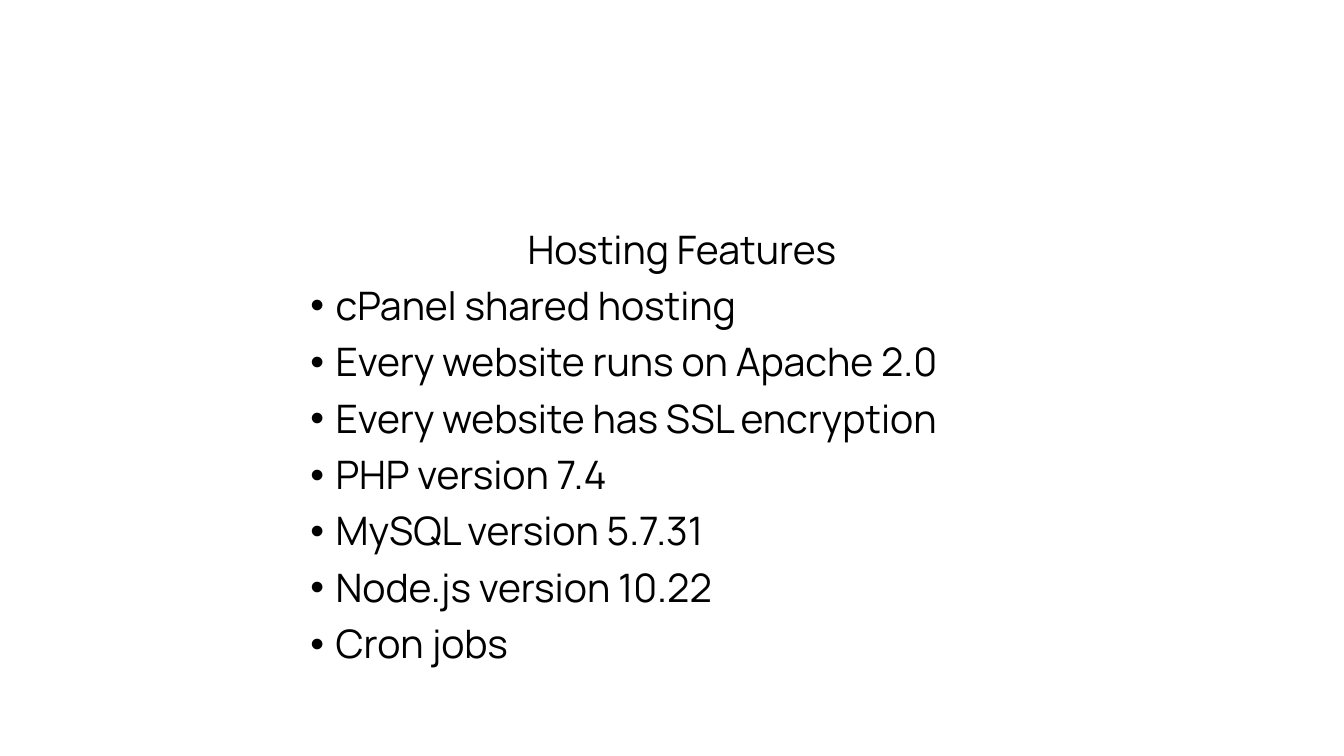
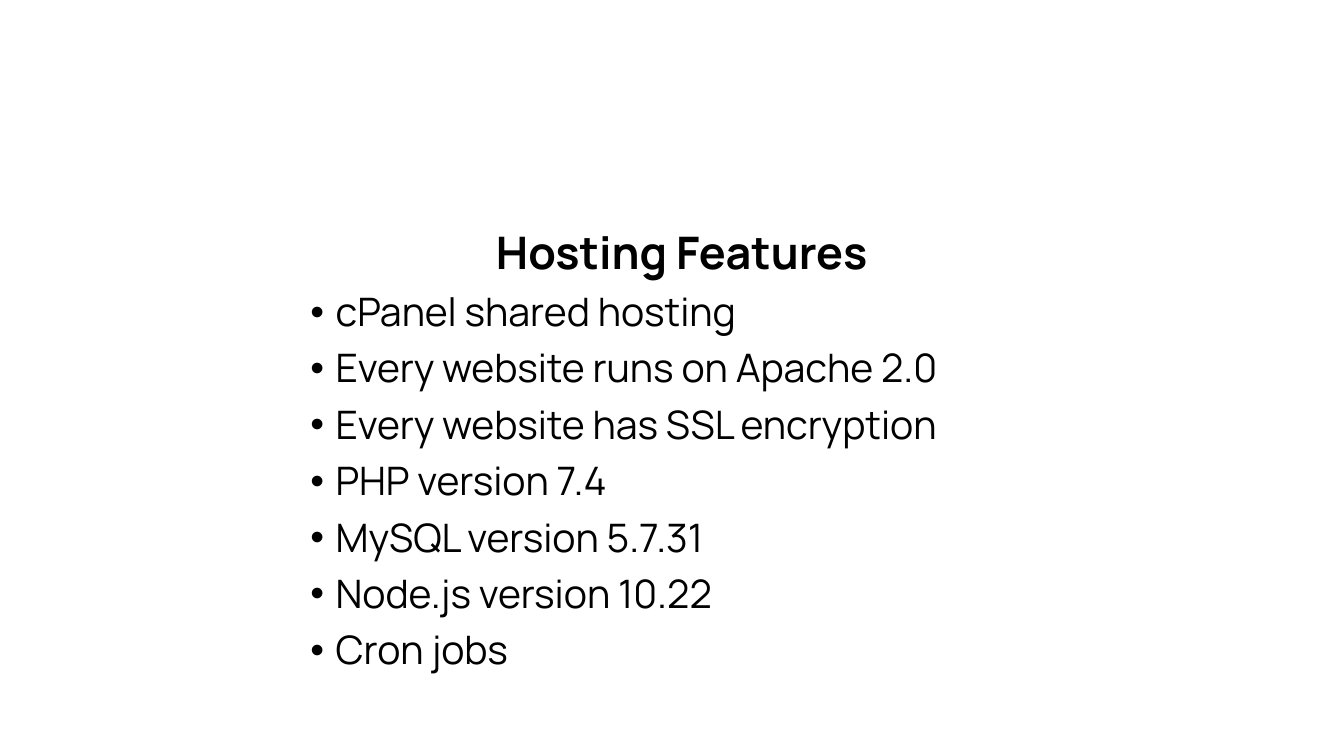
Before and after one commit to LukaPatarcic/social-media, a slide deck: slide 7 of Documentation/Presentation.pptx. Drawn at 1344x756 pixels with LibreOffice and Linux fonts; fonts in the diff are those of the drawing; background and template pictures are left out. Boxes give left, top, right and bottom in pixels: in the first picture for what was removed or moved away, otherwise in the second. Text is boxed around its words. In the diff, an @@ line names an element or a change of style, - is before the commit and + after.

```diff
--- a/Documentation/Presentation.pptx
+++ b/Documentation/Presentation.pptx
@@ text at bbox=[496, 236, 867, 280]: size 28 to 32 pt, bold on in "Hosting Features" @@
```
Also in this commit, not shown: 4 other slides changed, 2 slides added, 1 slide removed, 6 other files.
